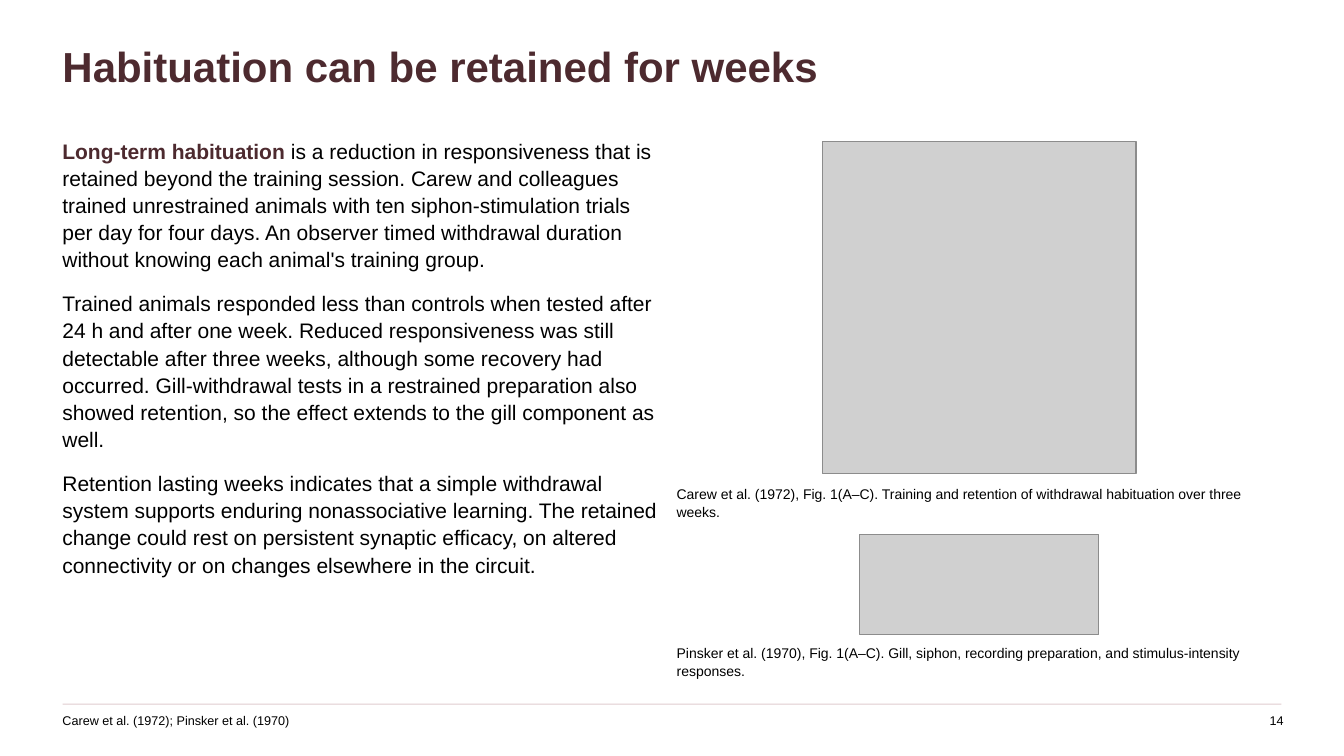
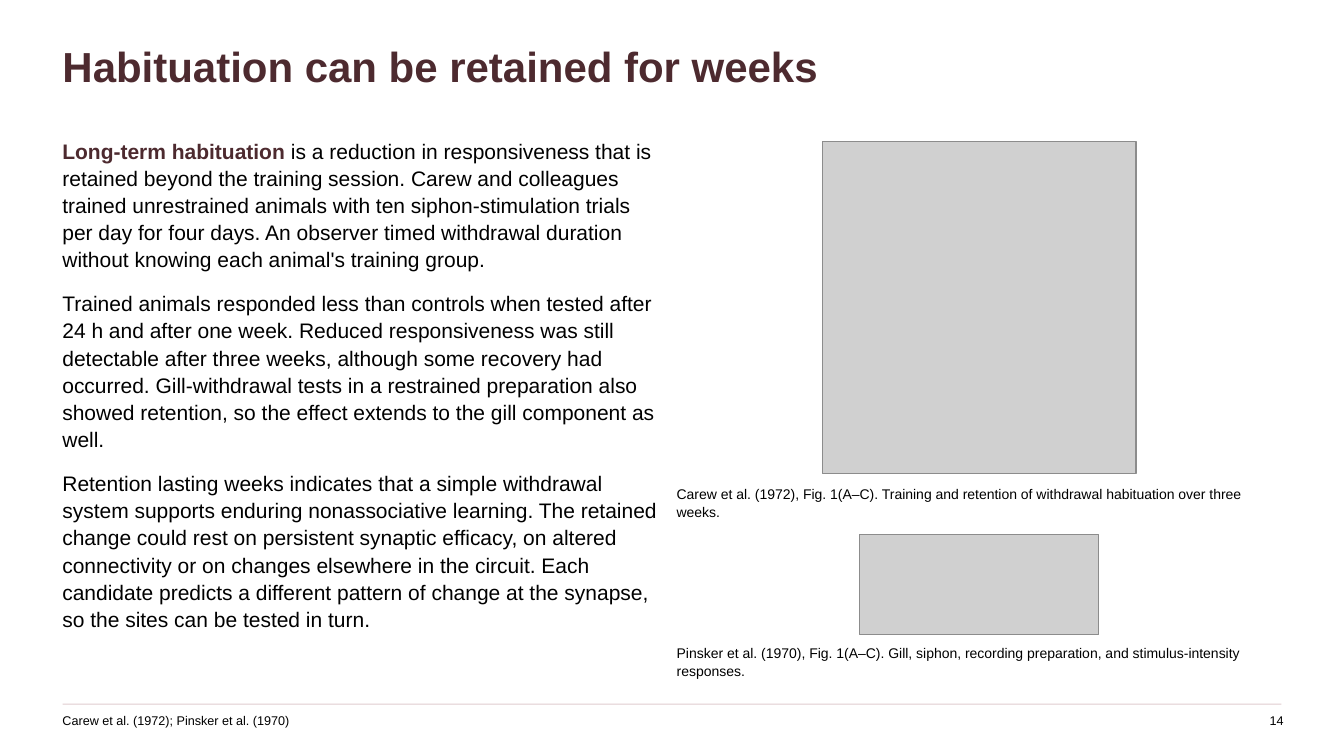
Before and after one commit to jordanxxlopez/NEUROETHOLOGY, a slide deck: slide 18 of scaffolded/Neuroethology_Lecture36_FA2026_SCAFFOLDED.pptx. Drawn at 1344x756 pixels with LibreOffice and Linux fonts; fonts in the diff are those of the drawing; grey boxes stand for pictures. Boxes give left, top, right and bottom in pixels: in the first picture for what was removed or moved away, otherwise in the second. Text is boxed around its words. In the diff, an @@ line names an element or a change of style, - is before the commit and + after.

```diff
--- a/scaffolded/Neuroethology_Lecture36_FA2026_SCAFFOLDED.pptx
+++ b/scaffolded/Neuroethology_Lecture36_FA2026_SCAFFOLDED.pptx
@@ text at [62,475,657,628]: text changed @@
-Retention lasting weeks indicates that a simple withdrawal system supports enduring nonassociative learning. The retained change could rest on persistent synaptic efficacy, on altered connectivity or on changes elsewhere in the circuit.
+Retention lasting weeks indicates that a simple withdrawal system supports enduring nonassociative learning. The retained change could rest on persistent synaptic efficacy, on altered connectivity or on changes elsewhere in the circuit. Each candidate predicts a different pattern of change at the synapse, so the sites can be tested in turn.
```
Also in this commit, not shown: 41 other slides changed, 3 other files.
